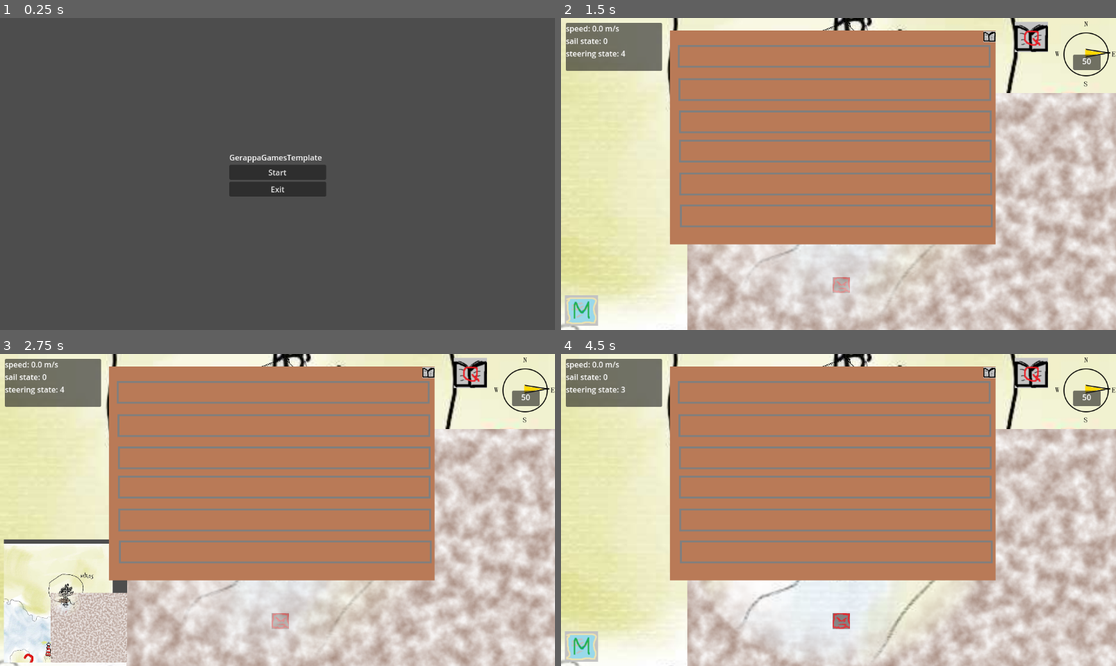
Above: before the commit, frames 1-4 (two rows, left to right).
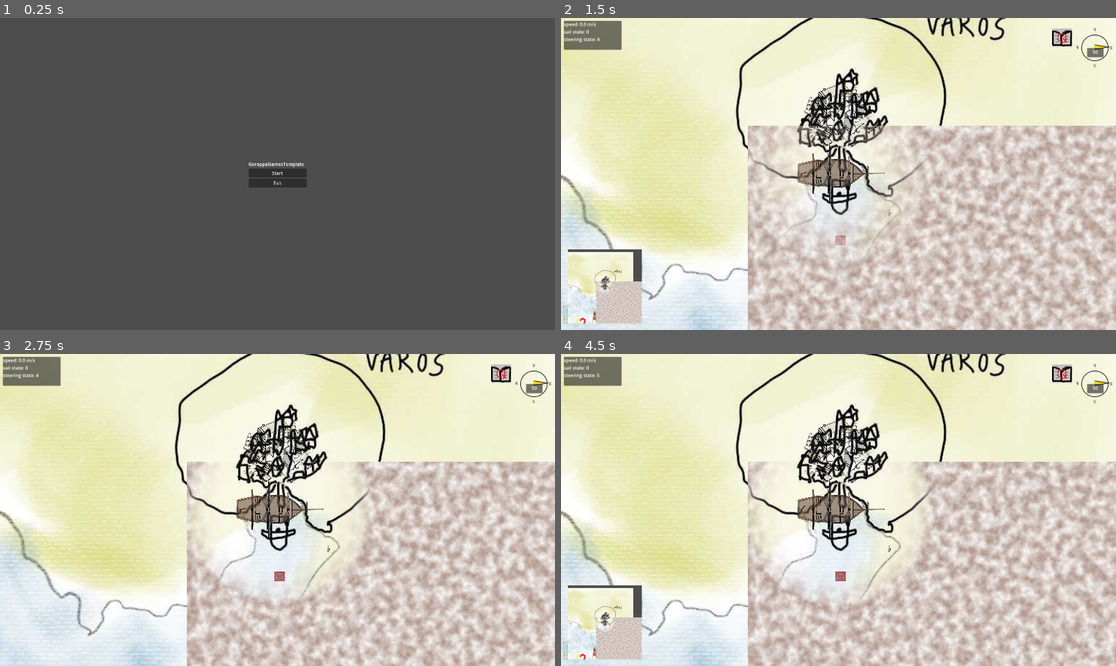
Above: after the commit, the same moments.

Repository: danigeri/AnchorAndAlmanac
Game: Godot game, scene res://Intro/intro.tscn
Same seed, same stepped clock (60 frames per second), same inputs: the game is played once before the commit and once after it. Video files are missing from this copy of the repository; at most half a second of black plays in their place. Sound files missing from this copy of the repository are replaced by a short silence.
Inputs:
- Up to frame 1 (0.25 s): no input
- Up to frame 2 (1.5 s): click "Start" at 0.5 s; tap Enter (ui_accept) at 1.25 s; hold Right (ui_right) from 1.28 s (still down); tap Q at 1.35 s
- Up to frame 3 (2.75 s): tap Enter (ui_accept) at 1.52, 2.27 s; release Right (ui_right) at 2.03 s; hold Down (ui_down) from 2.03 s (still down); tap M at 2.1 s
- Up to frame 4 (4.5 s): release Down (ui_down) at 2.78 s; hold Right (ui_right) 2.78-3.53 s; tap Q at 2.85, 4.35 s; hold Up (ui_up) 3.53-4.28 s; tap M at 3.6 s; tap Enter (ui_accept) at 3.77 s; hold Left (ui_left) from 4.28 s (still down)

The runs differ from the first frame. In frame 1, 1.4% of the frame differs, in the area x 41-59%, y 43-58%; in frame 2, 72%; in frame 3, 72%; in frame 4, 74%, in the area x 0-100%, y 0-100%.
Error in both runs: Invalid access to property or key '0' on a base object of type 'Dictionary'. (res://Ship/ship.gd:134)

Commit message:
questlog art update

Diff:
--- a/Minimap/Minimap.tscn
+++ b/Minimap/Minimap.tscn
@@ -9,9 +9,10 @@
 anchors_preset = 2
 anchor_top = 1.0
 anchor_bottom = 1.0
-offset_top = 392.0
-offset_right = 256.0
-offset_bottom = 648.0
+offset_left = 16.0
+offset_top = 808.0
+offset_right = 272.0
+offset_bottom = 1064.0
 grow_vertical = 0
 stretch = true
 
--- a/Questlog/Questlog.tscn
+++ b/Questlog/Questlog.tscn
@@ -1,45 +1,49 @@
-[gd_scene load_steps=5 format=3 uid="uid://b1vpe7qknj640"]
+[gd_scene load_steps=11 format=3 uid="uid://b1vpe7qknj640"]
 
-[ext_resource type="Texture2D" uid="uid://c27qcea7m4fe3" path="res://Questlog/temp_questlog_background.png" id="1_jsbvd"]
 [ext_resource type="Script" uid="uid://du4mqeob0p2ak" path="res://Questlog/questlog.gd" id="1_t2jcq"]
-[ext_resource type="Texture2D" uid="uid://baotbgcylycam" path="res://Questlog/quest_text.png" id="2_t2jcq"]
+[ext_resource type="Texture2D" uid="uid://byvlxlrm840cf" path="res://Questlog/hajonaplo.png" id="2_3mure"]
+[ext_resource type="Texture2D" uid="uid://cr6hkw6cdnntl" path="res://Questlog/1.png" id="3_0ldm8"]
 [ext_resource type="Texture2D" uid="uid://drhjoreit125a" path="res://UI/temp-quest-book.png" id="4_3o5ac"]
+[ext_resource type="Texture2D" uid="uid://rctex64756ca" path="res://Questlog/2.png" id="4_mtfpb"]
+[ext_resource type="Texture2D" uid="uid://c04q2mk7oxidn" path="res://Questlog/3.png" id="5_ywn70"]
+[ext_resource type="Texture2D" uid="uid://c1cnjacsn0pxr" path="res://Questlog/4.png" id="6_8eq5w"]
+[ext_resource type="Texture2D" uid="uid://dvidhpnkwuj6a" path="res://Questlog/5.png" id="7_73440"]
+[ext_resource type="Texture2D" uid="uid://bk6gcjcb2evbo" path="res://Questlog/6.png" id="8_xnlvr"]
+[ext_resource type="Texture2D" uid="uid://cmmdf1wpvfv2t" path="res://Questlog/7.png" id="9_6gh8g"]
 
 [node name="Questlog" type="Node2D"]
 script = ExtResource("1_t2jcq")
 
 [node name="QuestlogBackground" type="Sprite2D" parent="."]
-texture = ExtResource("1_jsbvd")
+texture = ExtResource("2_3mure")
 
 [node name="QuestlogItem" type="Sprite2D" parent="."]
 visible = false
-position = Vector2(3, -222)
-texture = ExtResource("2_t2jcq")
+texture = ExtResource("3_0ldm8")
 
 [node name="QuestlogItem2" type="Sprite2D" parent="."]
 visible = false
-position = Vector2(7, -130)
-texture = ExtResource("2_t2jcq")
+texture = ExtResource("4_mtfpb")
 
 [node name="QuestlogItem3" type="Sprite2D" parent="."]
 visible = false
-position = Vector2(8, -42)
-texture = ExtResource("2_t2jcq")
+texture = ExtResource("5_ywn70")
 
 [node name="QuestlogItem4" type="Sprite2D" parent="."]
 visible = false
-position = Vector2(7, 34)
-texture = ExtResource("2_t2jcq")
+texture = ExtResource("6_8eq5w")
 
 [node name="QuestlogItem5" type="Sprite2D" parent="."]
 visible = false
-position = Vector2(6, 125)
-texture = ExtResource("2_t2jcq")
+texture = ExtResource("7_73440")
 
 [node name="QuestlogItem6" type="Sprite2D" parent="."]
 visible = false
-position = Vector2(8, 215)
-texture = ExtResource("2_t2jcq")
+texture = ExtResource("8_xnlvr")
+
+[node name="QuestlogItem7" type="Sprite2D" parent="."]
+visible = false
+texture = ExtResource("9_6gh8g")
 
 [node name="BookIcon" type="Sprite2D" parent="."]
 position = Vector2(428, -276)
--- a/Questlog/questlog.gd
+++ b/Questlog/questlog.gd
@@ -6,6 +6,7 @@
 @onready var questlog_item_4: Sprite2D = $QuestlogItem4
 @onready var questlog_item_5: Sprite2D = $QuestlogItem5
 @onready var questlog_item_6: Sprite2D = $QuestlogItem6
+@onready var questlog_item_7: Sprite2D = $QuestlogItem7
 
 
 func _ready() -> void:
@@ -26,3 +27,5 @@
 			questlog_item_5.show()
 		5:
 			questlog_item_6.show()
+		6:
+			questlog_item_7.show()
--- a/UI/UI.tscn
+++ b/UI/UI.tscn
@@ -41,23 +41,23 @@
 
 [node name="WindMeter" parent="UserInterface" instance=ExtResource("3_0mc3e")]
 layout_mode = 0
-offset_left = 1017.0
-offset_right = 1057.0
+offset_left = 1773.5
+offset_top = 28.0
+offset_right = 1813.5
+offset_bottom = 68.0
 
 [node name="QuestLogIcon" type="Sprite2D" parent="UserInterface"]
-position = Vector2(977, 40)
+position = Vector2(1733.5, 68)
 texture = ExtResource("3_f1fl4")
 
 [node name="MinimapIcon" type="Sprite2D" parent="UserInterface"]
-position = Vector2(43, 608)
+position = Vector2(43, 1026)
 texture = ExtResource("4_jqf55")
 
 [node name="Questlog" parent="." instance=ExtResource("4_e707p")]
-visible = false
 z_index = 99
-position = Vector2(564, 248)
+position = Vector2(956, 518)
 scale = Vector2(0.76, 0.76)
 
 [node name="Minimap" parent="." instance=ExtResource("4_2n5f6")]
-visible = false
 position = Vector2(8, -7)
--- a/globals.gd
+++ b/globals.gd
@@ -4,7 +4,7 @@
 signal all_checkpoints_collected
 signal go_to_last_checkpoint(last_checkpoint_position: Vector2)
 
-enum CheckpointType { FIRST, SECOND, THIRD, FOURTH, FIFTH, SIXTH }
+enum CheckpointType { FIRST, SECOND, THIRD, FOURTH, FIFTH, SIXTH, SEVENTH }
 
 #todo set starting position when map is built
 var last_checkpoint_positon: Vector2 = Vector2(628, 355)
@@ -15,7 +15,8 @@
 	CheckpointType.THIRD: false,
 	CheckpointType.FOURTH: false,
 	CheckpointType.FIFTH: false,
-	CheckpointType.SIXTH: false
+	CheckpointType.SIXTH: false,
+	CheckpointType.SEVENTH: false
 }
 
 var current_hp: int = 3
--- a/project.godot
+++ b/project.godot
@@ -21,6 +21,11 @@
 CameraTransition="*res://CameraTransition/CameraTransition.tscn"
 Wind="*res://Wind/wind.gd"
 
+[display]
+
+window/size/viewport_width=1920
+window/size/viewport_height=1080
+
 [rendering]
 
 renderer/rendering_method="gl_compatibility"
Binary file added: Questlog/1.png
Not shown, added: Questlog/1.png.import
Binary file added: Questlog/2.png
Not shown, added: Questlog/2.png.import
Binary file added: Questlog/3.png
Not shown, added: Questlog/3.png.import
Binary file added: Questlog/4.png
Not shown, added: Questlog/4.png.import
Binary file added: Questlog/5.png
Not shown, added: Questlog/5.png.import
Binary file added: Questlog/6.png
Not shown, added: Questlog/6.png.import
(and 4 more such lines)
